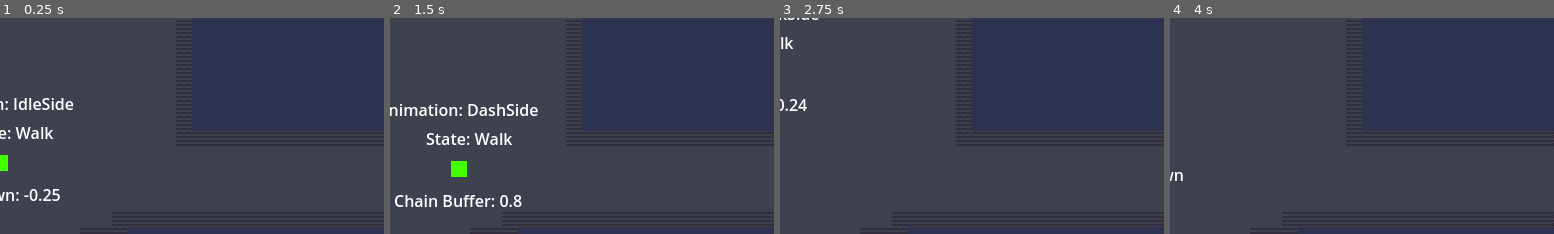
Above: before the commit, frames 1-4 (left to right).
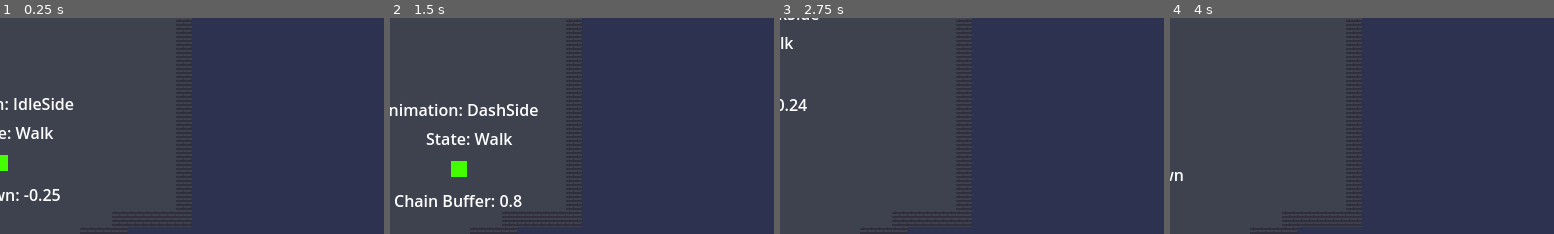
Above: after the commit, the same moments.

Repository: UVGDClub/PassTheGame_2024
Game: Godot game, scene res://src/proc_gen/GeneratingLevel.tscn
The game is run twice, just before and just after one commit, with the same random seed, the same clock (stepped at 60 frames per second) and the same inputs.
Inputs (mouse positions are % of the whole screen's width and height, from its top left):
- Up to frame 1 (0.25 s): no input
- Up to frame 2 (1.5 s): tap Enter at 0.5, 1.25 s; move the mouse to (45, 70) at 0.52 s; hold W (up) from 0.53 s (still down); click (45, 70) at 0.6 s; move the mouse to (80, 65) at 1.27 s; right-click (80, 65) at 1.35 s
- Up to frame 3 (2.75 s): tap Enter at 2 s; move the mouse to (20, 35) at 2.02 s; release W (up) at 2.03 s; hold A (left) from 2.03 s (still down); click (20, 35) at 2.1 s
- Up to frame 4 (4 s): tap Enter at 2.75, 3.5 s; move the mouse to (55, 50) at 2.77 s; right-click (55, 50) at 2.85 s; move the mouse to (35, 25) at 3.52 s; release A (left) at 3.53 s; hold S (down) from 3.53 s (still down); click (35, 25) at 3.6 s
The pictures show only the part of the screen within x 50-100%, y 16-66%; the shares and areas given below are measured in that part.

The runs differ from the first frame. In frame 1, 0.2% of the frame differs, in the area x 46-100%, y 53-97%; in frame 2, 0.2%; in frame 3, 0.2%; in frame 4, 0.2%.

Commit message:
I changed one value

Diff:
--- a/src/proc_gen/GeneratingLevel.gd
+++ b/src/proc_gen/GeneratingLevel.gd
@@ -5,7 +5,7 @@
 @onready var player = $Player
 
 const ROOM_SIZE = Vector2(38, 20)
-const HALLWAY_LENGTH = Vector2(15, 15)
+const HALLWAY_LENGTH = Vector2(20, 15)
 
 const START_RECT_SIZE = Vector2(10, 10)
 
@@ -13,7 +13,7 @@
 const EXTRA_RECT_SIZE_MIN = Vector2(10, 10)
 const EXTRA_RECT_SIZE_MAX = Vector2(19, 10)
 
-const MAX_ROOMS = 200
+const MAX_ROOMS = 20
 
 const CELL_SIZE = ROOM_SIZE + HALLWAY_LENGTH
 
